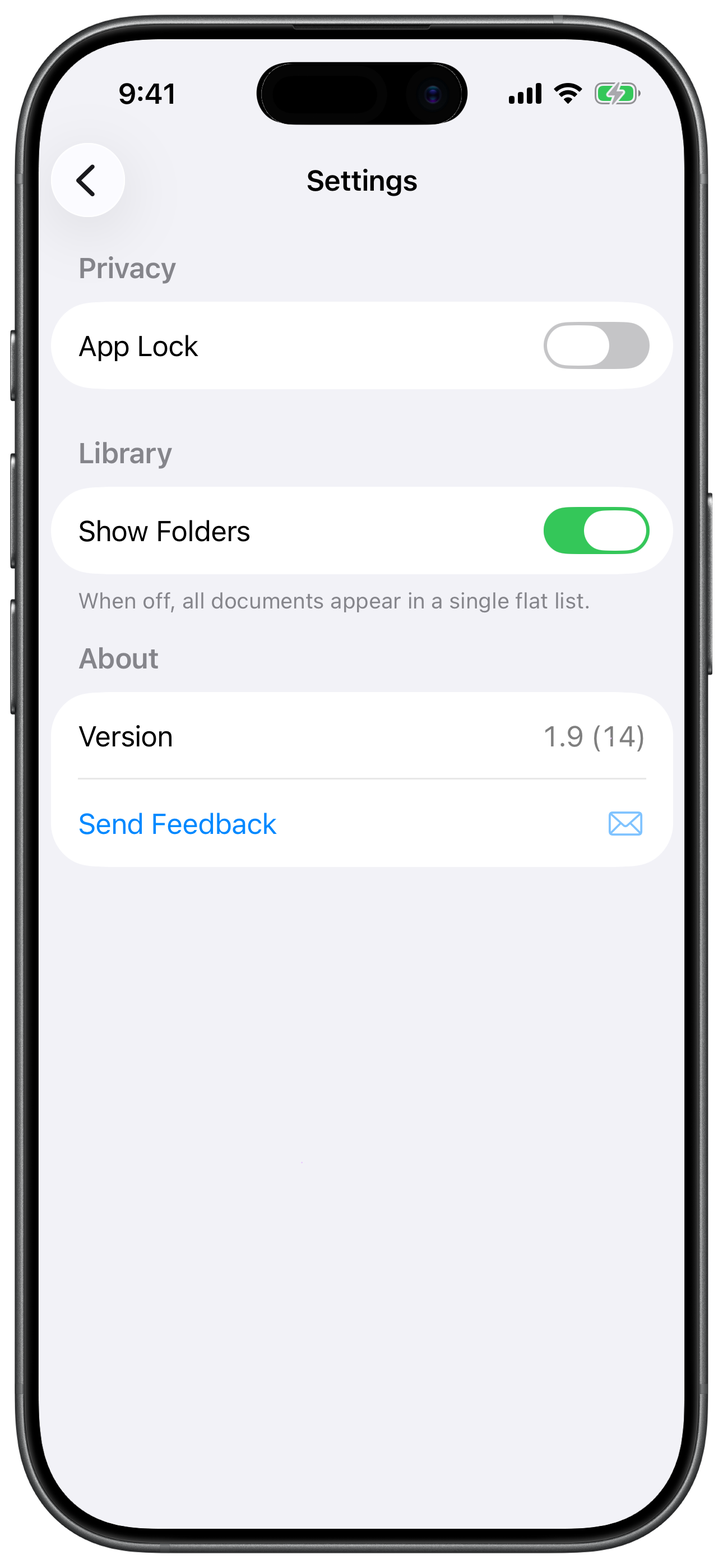
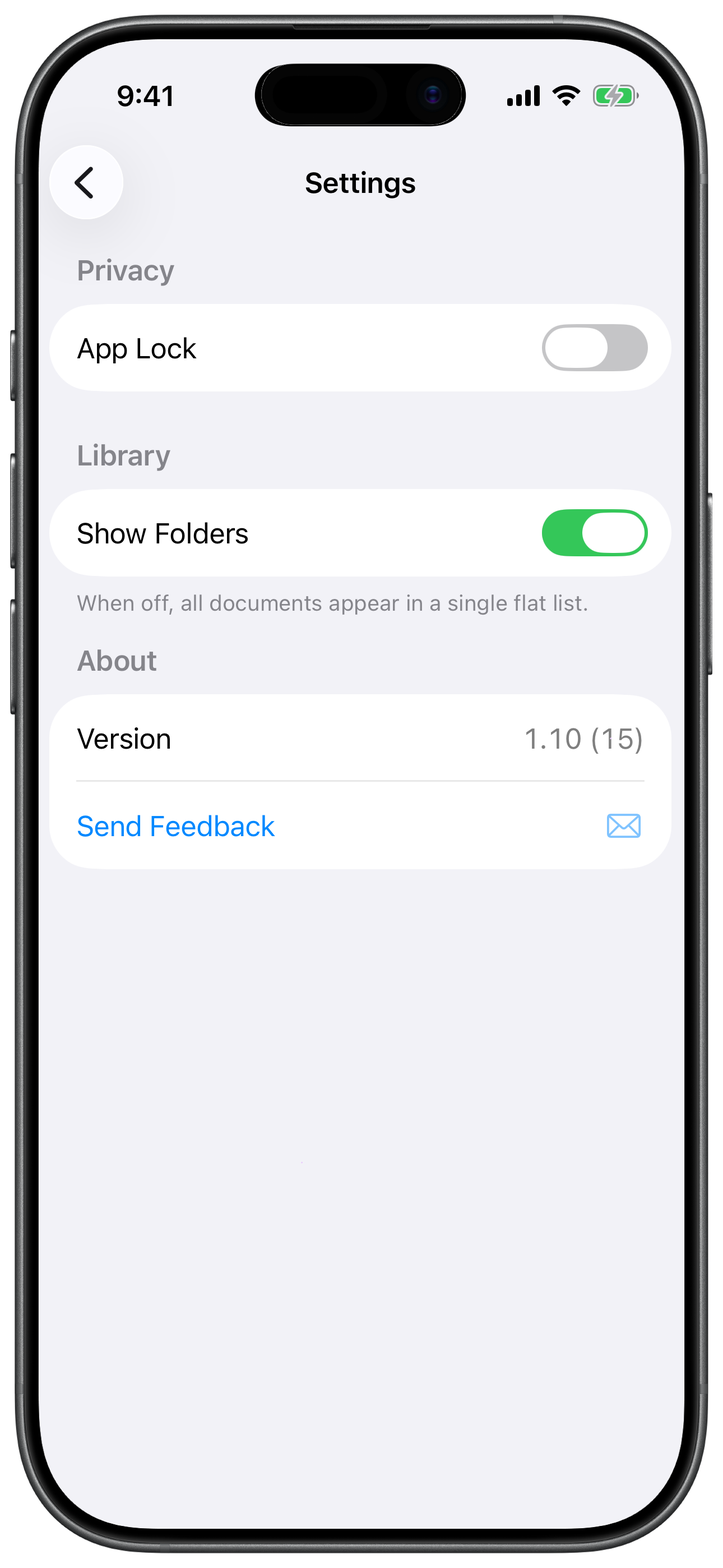
Revision of a layered 723 × 1568 image; what changed, layer by layer:
added layer "SettingsView(1.10)" above "SettingsScreen(1.9)" over bbox(49, 61, 674, 870)
painted on "SettingsScreen(1.9)" over bbox(49, 61, 674, 870)
painted on "Background Light" over bbox(49, 61, 674, 870)
